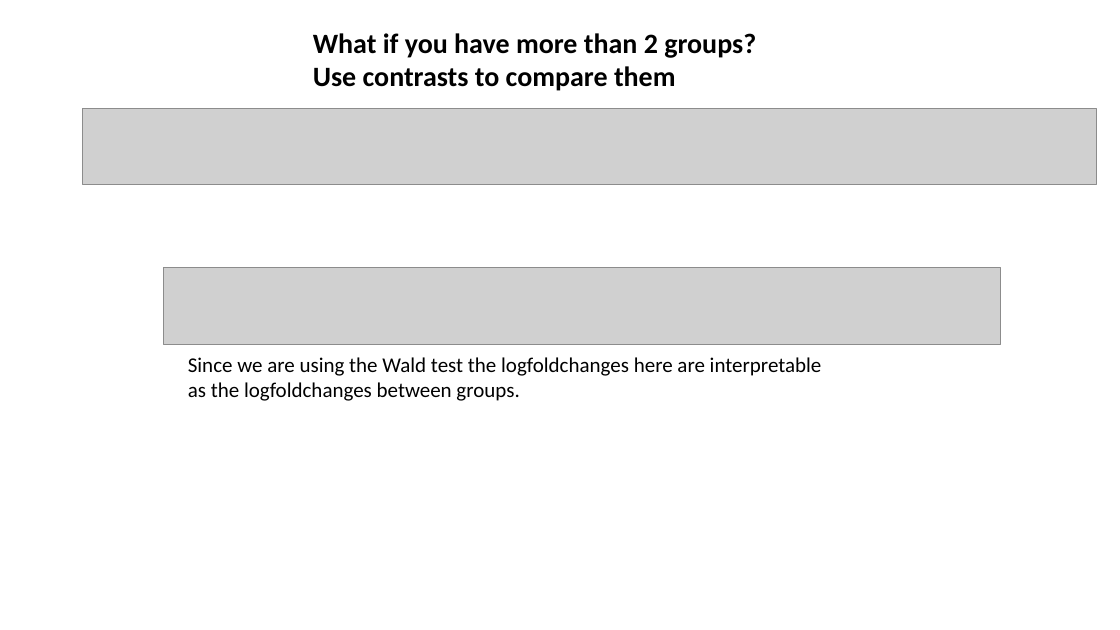
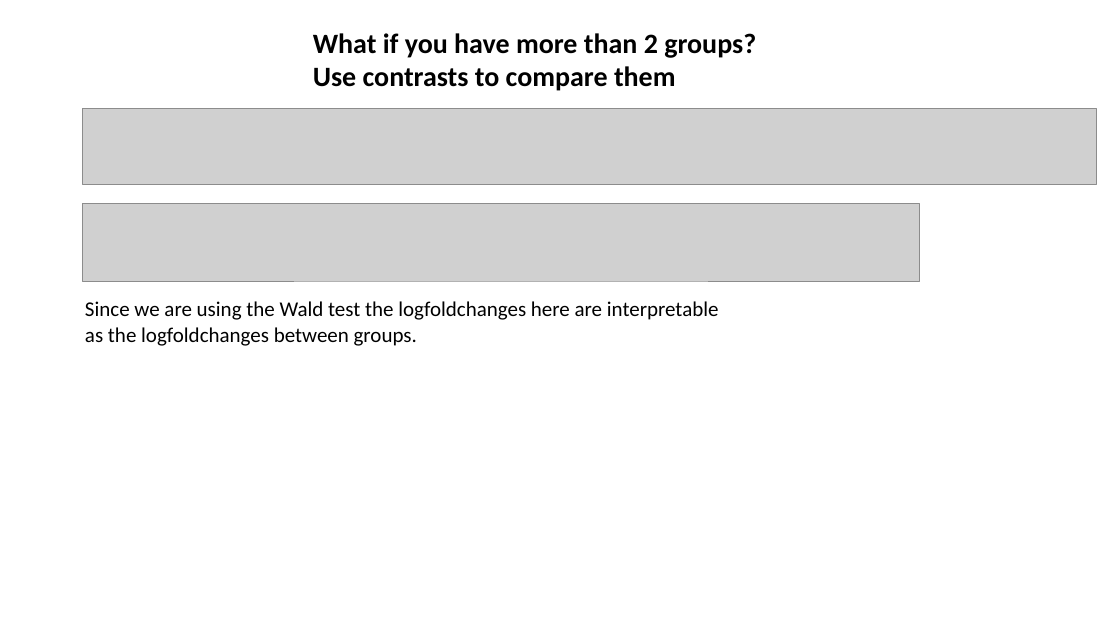
Before and after one commit to jraab/GNET749_RNAseq, a slide deck: slide 25 of lectures/2023_GNET749_Lecture6_Batch_ExpDesign.pptx. Drawn at 1120x630 pixels with LibreOffice and Linux fonts; fonts in the diff are those of the drawing; grey boxes stand for pictures. Boxes give left, top, right and bottom in pixels: in the first picture for what was removed or moved away, otherwise in the second. Text is boxed around its words. In the diff, an @@ line names an element or a change of style, - is before the commit and + after.

```diff
--- a/lectures/2023_GNET749_Lecture6_Batch_ExpDesign.pptx
+++ b/lectures/2023_GNET749_Lecture6_Batch_ExpDesign.pptx
@@ picture: place and size @@
-picture at bbox=[163, 267, 1001, 344]
+picture at bbox=[82, 204, 920, 281]
@@ text "Since we are using the ...": place and size @@
-text "Since we are using the ..." at bbox=[188, 357, 822, 401]
+text "Since we are using the ..." at bbox=[85, 301, 719, 346]
```
Also in this commit, not shown: 15 other slides changed, 1 slide added, 2 slides removed, 7 other files.
